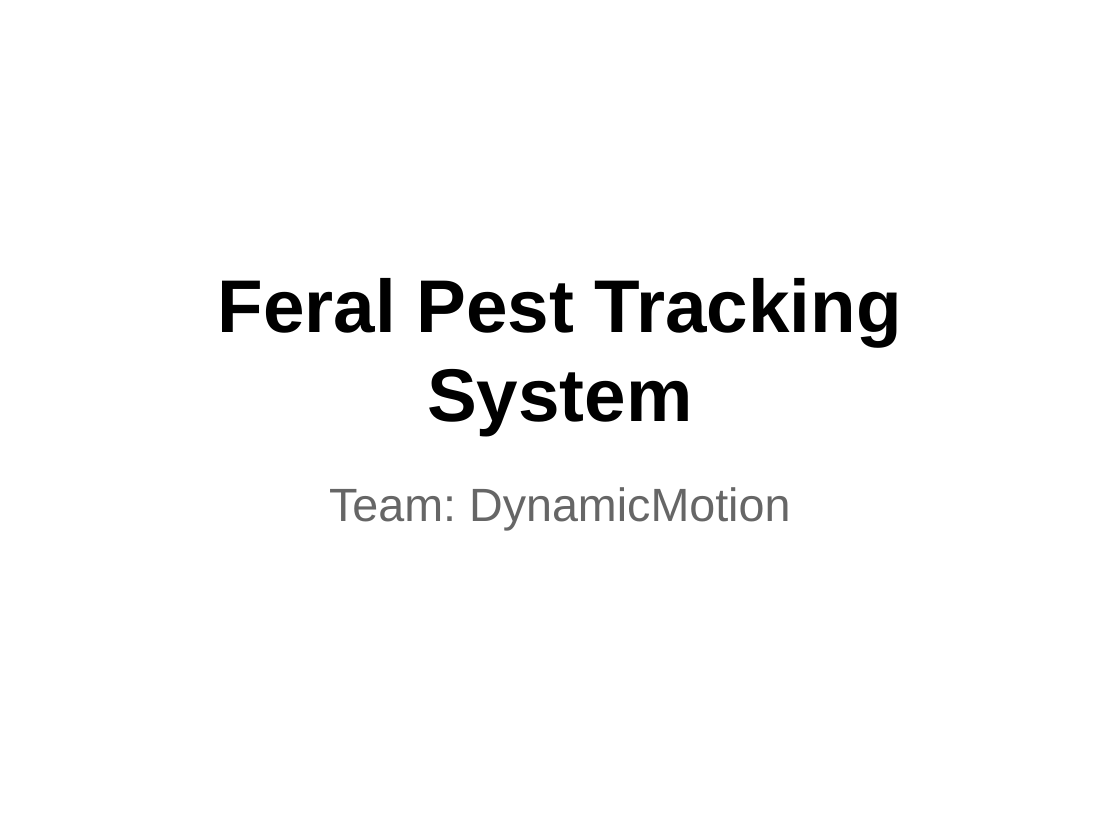
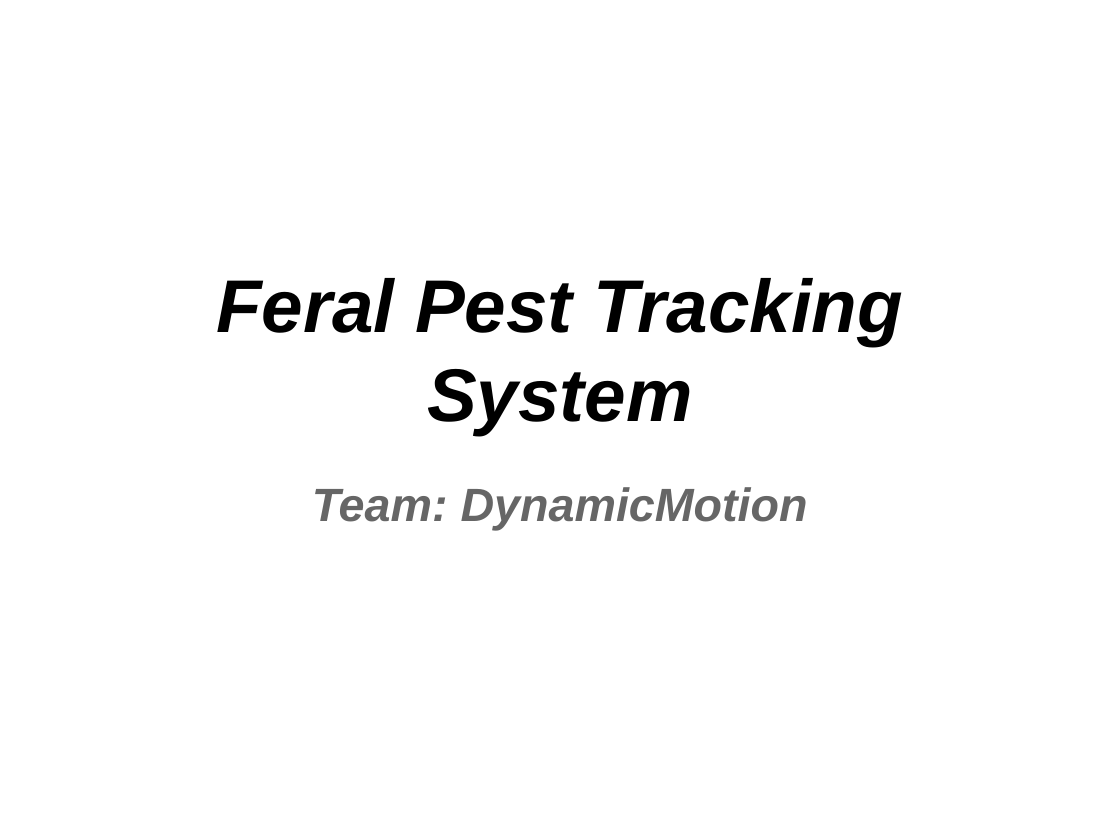
Before and after one commit to alwinc/DynamicMotion, a slide deck: slide 1 of presentation/DynamicMotion Mid-Semester Presentation.ppt. Drawn at 1120x840 pixels with LibreOffice and Linux fonts; fonts in the diff are those of the drawing. Boxes give left, top, right and bottom in pixels: in the first picture for what was removed or moved away, otherwise in the second. Text is boxed around its words. In the diff, an @@ line names an element or a change of style, - is before the commit and + after.

```diff
--- a/presentation/DynamicMotion Mid-Semester Presentation.ppt
+++ b/presentation/DynamicMotion Mid-Semester Presentation.ppt
@@ title "Feral Pest Tracking System" at (216,278,903,435): italic on @@
@@ subtitle "Team: DynamicMotion" at (312,487,808,530): bold on, italic on @@
```
Also in this commit, not shown: 1 other slide changed, 1 slide added, 1 slide removed.
